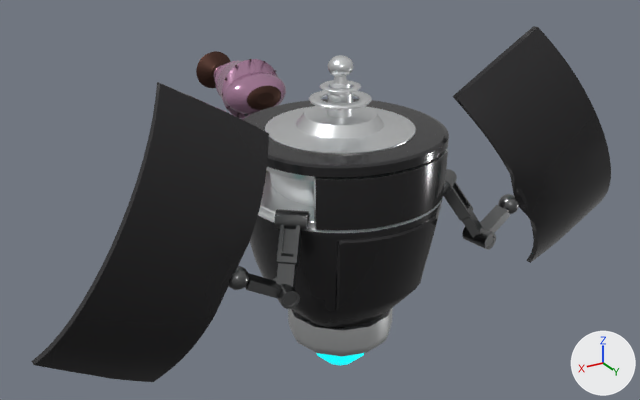
One commit to the FBX model Assets/Lorenzo/FBX/Robot_Lv2.fbx: the scene before it, then after it.
Both versions are drawn from a 50 mm lens placed at (5.12, 8.09, 6.27), pointed at (-0.22, -0.81, 1.82). Lighting does not change. The marker at lower right points along +X, +Y and +Z. Where no turn or scale is listed for an object, it has been applied to the vertices.

The first picture shows 'Corpo.005', 'SchermoDestro', 'SchermoSinistro'.
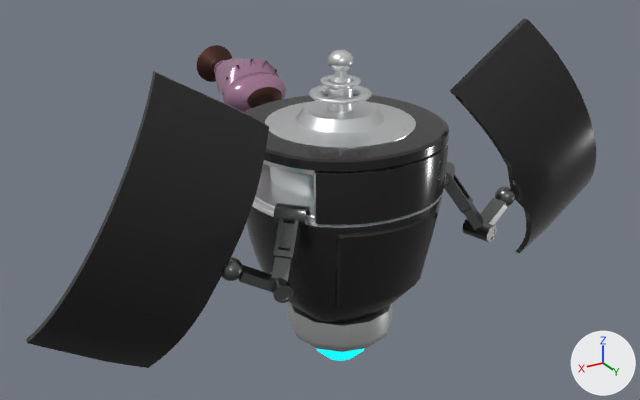
What changed in the scene script:
```text
Change me_mesh_010:
    remove me_mesh_010.from_pydata(...)  # 956 vertices, 1592 faces; spans x 0.78..3.77, y 0.43..1.14, z 0.85..4.04
    add me_mesh_010.from_pydata(...)  # 960 vertices, 1592 faces; spans x -0.2..2.79, y -0.19..0.52, z -1.53..1.65
    me_mesh_010 part 7: the loose piece of 210 vertices spanning x 0.78..1.17, y 0.43..0.8, z 2.28..2.49 is moved by (-0.98, -0.62, -2.38)
    me_mesh_010 part 8: the loose piece of 210 vertices spanning x 1.13..1.39, y 0.77..1.14, z 1.65..1.86 is moved by (-0.98, -0.62, -2.38)
    me_mesh_010 part 9: the loose piece of 40 vertices spanning x 1.25..1.7, y 0.79..1.04, z 1.72..2.02 is moved by (-0.98, -0.62, -2.38)
    me_mesh_010 part 10: the loose piece of 242 vertices spanning x 1.64..1.88, y 0.75..0.99, z 1.9..2.15 is moved by (-0.98, -0.62, -2.38)
    me_mesh_010 part 11: the loose piece of 170 vertices spanning x 1.16..3.77, y 0.43..1.06, z 0.85..4.04 is moved by (-0.98, -0.62, -2.38)
    me_mesh_010 part 12: a new loose piece of 83 vertices spanning x -0.1..0.39, y -0.1..0.43, z -0.65..0.01, in mat_metallo (grey #777879)
    me_mesh_010 part 13: the loose piece of 84 vertices spanning x 0.87..1.36, y 0.52..1.05, z 1.73..2.4 is deleted
Change me_mesh_008:
    where me_mesh_008.from_pydata(...)  # 956 vertices, 1592 faces; spans x -3.86..-0.87, y 0.43..1.14, z 0.85..4.04
    me_mesh_008 part 1: the loose piece of 210 vertices spanning x -1.26..-0.87, y 0.43..0.8, z 2.28..2.49 is moved by (1.04, -0.67, -2.39)
    me_mesh_008 part 2: the loose piece of 84 vertices spanning x -1.45..-0.96, y 0.52..1.05, z 1.73..2.4 is moved by (1.04, -0.67, -2.39)
    me_mesh_008 part 3: the loose piece of 210 vertices spanning x -1.48..-1.22, y 0.77..1.14, z 1.65..1.86 is moved by (1.04, -0.67, -2.42)
    me_mesh_008 part 4: the loose piece of 40 vertices spanning x -1.8..-1.34, y 0.79..1.04, z 1.72..2.02 is moved by (1.04, -0.67, -2.42)
    me_mesh_008 part 5: the loose piece of 242 vertices spanning x -1.97..-1.73, y 0.75..0.99, z 1.9..2.15 is moved by (1.04, -0.67, -2.42)
    me_mesh_008 part 6: the loose piece of 170 vertices spanning x -3.86..-1.26, y 0.43..1.06, z 0.85..4.04 is moved by (1.04, -0.67, -2.42)
Change ob_schermosinistro:
    ob_schermosinistro.location: (0.0, 0.0, 0.0) -> (0.975, 0.616, 2.447)
    ob_schermosinistro.rotation_euler: (0.0, 0.0, 0.0) -> (0.0, 0.0, -0.113)  # degrees (0, 0, 0) -> degrees (0, 0, -6.5)
Change ob_schermodestro:
    ob_schermodestro.location: (0.0, 0.0, 0.0) -> (-1.038, 0.671, 2.481)
    ob_schermodestro.rotation_euler: (0.0, 0.0, 0.0) -> (0.0, 0.0, 0.113)  # degrees (0, 0, 0) -> degrees (0, 0, 6.5)
Remove ob_corpo_005:
    ob_corpo_005 = bpy.data.objects.new('Corpo.005', me_mesh_013)
Add ob_corpo:
    ob_corpo = bpy.data.objects.new('Corpo', me_mesh_013_1)  # 5966 vertices, 9491 faces; spans x -1.19..1.19, y -1.51..1.2, z 0.0..3.89; in mat_propulsore (cyan #12dee7), mat_metallo (grey #777879), mat_corpometallonero (black #373638), mat_metallogrigiochiaro (white #f3f5f6)
    ob_corpo.location = (0.0, 0.0, 0.065)
Add ob_corpo_002:
    ob_corpo_002 = bpy.data.objects.new('Corpo.002', me_mesh_004)  # 24900 vertices, 49050 faces; spans x -0.43..0.42, y -1.37..0.2, z -0.14..0.68; in mat_metallo (grey #777879), mat_metallomarrone (brown #5c4139), mat_metallorosa (pink #b88aa9)
    ob_corpo_002.location = (0.06, -1.901, 2.731)
```

Where the change shows, as pixel boxes [x1, y1, x2, y2] in the pictures (640 x 400 px; the box of a moved part takes in the faces that stretch with it):
'SchermoSinistro', reshaped, moved, turned: before [32, 82, 310, 382]; after [26, 71, 310, 368]
'Corpo.005', deleted: before [196, 51, 449, 365]
    faces in mat_corpometallonero (black #373638): [242, 99, 449, 328]
    faces in mat_metallogrigiochiaro (white #f3f5f6): [258, 55, 447, 356]
    faces in mat_metallorosa (pink #b88aa9): [214, 59, 286, 118]
    faces in mat_metallomarrone (brown #5c4139): [196, 51, 281, 115]
    faces in mat_propulsore (cyan #12dee7): [316, 353, 364, 365]
'Corpo', added: after [244, 50, 449, 361]
    faces in mat_corpometallonero (black #373638): [244, 94, 449, 323]
    faces in mat_metallogrigiochiaro (white #f3f5f6): [252, 50, 448, 352]
    faces in mat_propulsore (cyan #12dee7): [316, 348, 365, 361]
'SchermoDestro', reshaped, moved, turned: before [443, 26, 611, 263]; after [443, 19, 596, 253]
'Corpo.002', added: after [197, 45, 287, 112]
    faces in mat_metallorosa (pink #b88aa9): [214, 58, 287, 112]
    faces in mat_metallomarrone (brown #5c4139): [197, 45, 282, 108]
part 1 of me_mesh_008, moved or reshaped: before [443, 169, 457, 196]; after [443, 162, 455, 189]
part 2 of me_mesh_008, moved or reshaped: before [444, 182, 482, 238]; after [445, 174, 484, 230]
part 3 of me_mesh_008, moved or reshaped: before [462, 227, 496, 250]; after [462, 219, 497, 242]
part 4 of me_mesh_008, moved or reshaped: before [480, 205, 510, 233]; after [480, 198, 507, 225]
part 5 of me_mesh_008, moved or reshaped: before [498, 194, 519, 214]; after [495, 186, 515, 206]
part 6 of me_mesh_008, moved or reshaped: before [453, 26, 611, 263]; after [450, 19, 596, 253]
part 7 of me_mesh_010, moved or reshaped: before [275, 209, 310, 230]; after [274, 203, 310, 225]
part 8 of me_mesh_010, moved or reshaped: before [273, 277, 300, 309]; after [270, 271, 294, 303]
part 9 of me_mesh_010, moved or reshaped: before [245, 273, 283, 299]; after [238, 265, 277, 292]
part 10 of me_mesh_010, moved or reshaped: before [229, 266, 249, 290]; after [221, 257, 243, 281]
part 11 of me_mesh_010, moved or reshaped: before [32, 82, 269, 382]; after [26, 71, 269, 368]
part 12 of me_mesh_010, added: after [272, 218, 301, 282]
part 13 of me_mesh_010, deleted: before [276, 225, 301, 288]
